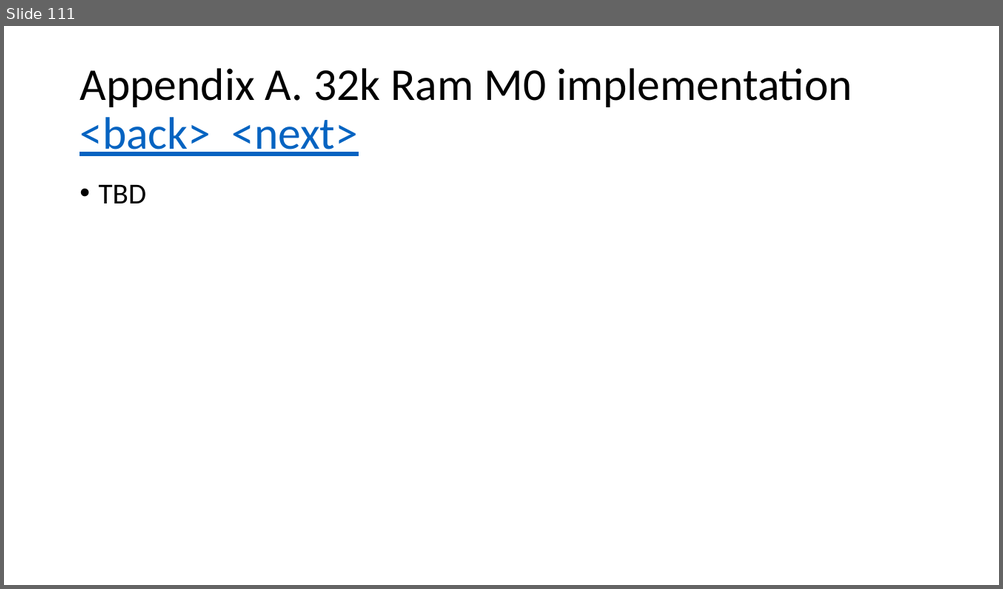
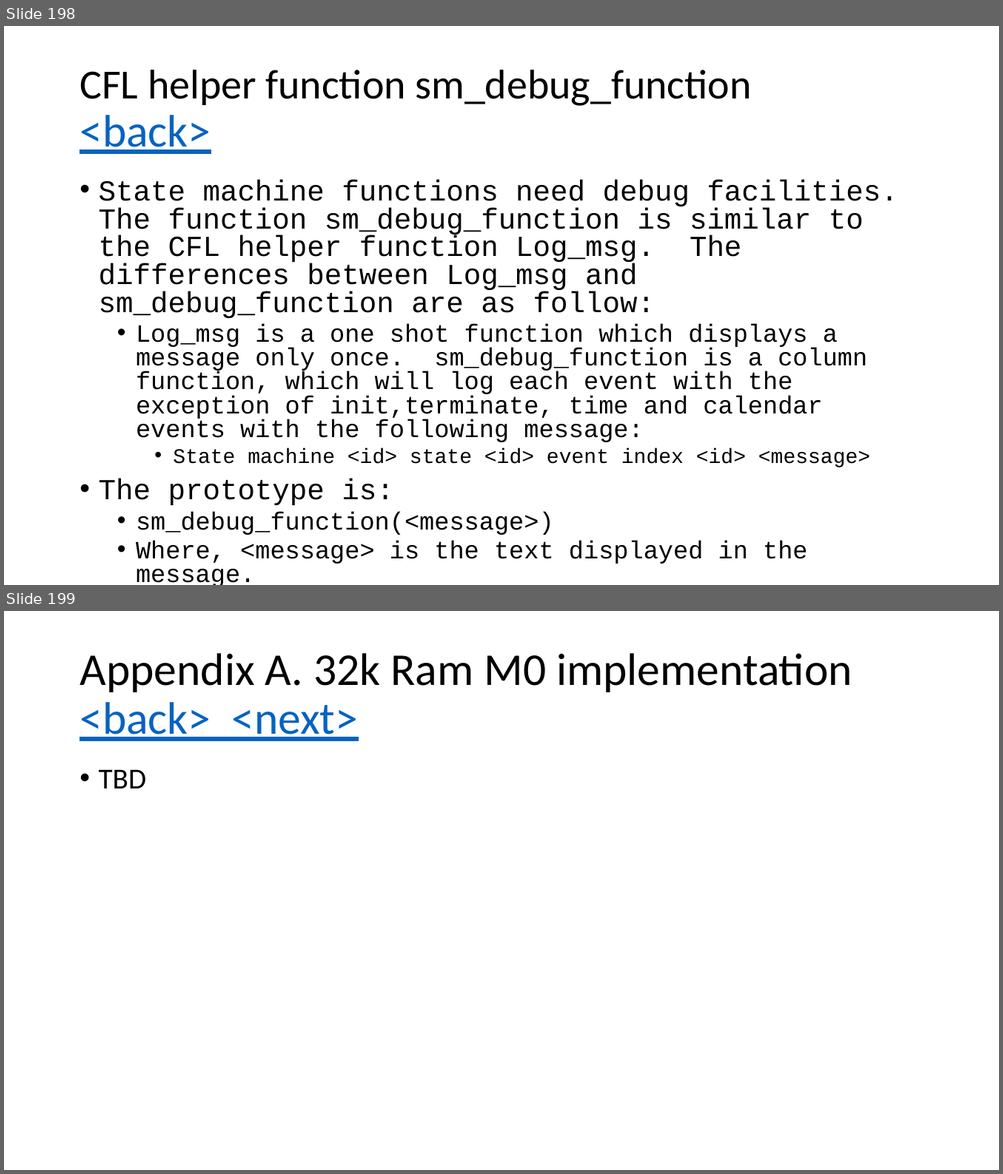
Before and after one commit to glenn-edgar/CFL, a slide deck: documentation/CFL_Documentation.pptx. Shown one above the other, each under a label of ours: slide 111 before the commit, slides 198 and 199 after it. The pictures are 1003x589 and 1003x1174 pixels, drawn with LibreOffice and Linux fonts; fonts in the diff are those of the drawing. Boxes give left, top, right and bottom in pixels: in the first picture for what was removed or moved away, otherwise in the second. Text is boxed around its words. In the diff, an @@ line names an element or a change of style, - is before the commit and + after.

```diff
--- a/documentation/CFL_Documentation.pptx
+++ b/documentation/CFL_Documentation.pptx
@@ slide 198 added at (x1=4, y1=26, x2=999, y2=585), background #FFFFFF @@
@@ title added at (x1=79, y1=70, x2=751, y2=154), 40 pt, text #000000 @@
+CFL helper function sm_debug_function
+<back>
@@ text added at (x1=99, y1=180, x2=898, y2=535), 24 pt, text #000000 @@
+• State machine functions need debug facilities. The function sm_debug_function is similar to the CFL helper function Log_msg. The differences between Log_msg and sm_debug_function are as follow:
+  • Log_msg is a one shot function which displays a message only once. sm_debug_function is a column function, which will log each event with the exception of init,terminate, time and calendar events with the following message:
+    • State machine <id> state <id> event index <id> <message>
+• The prototype is:
+  • sm_debug_function(<message>)
+  • Where, <message> is the text displayed in the message.
@@ what was slide 111 is now slide 199 @@
```
Also in this commit, not shown: 12 slides changed, 89 other slides added, 2 slides removed, 9 other files.
